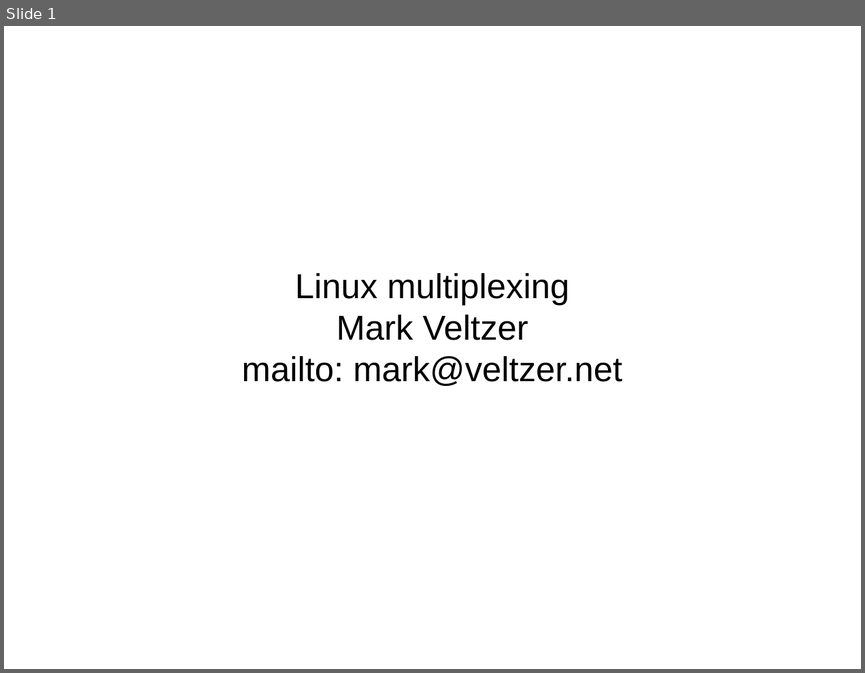
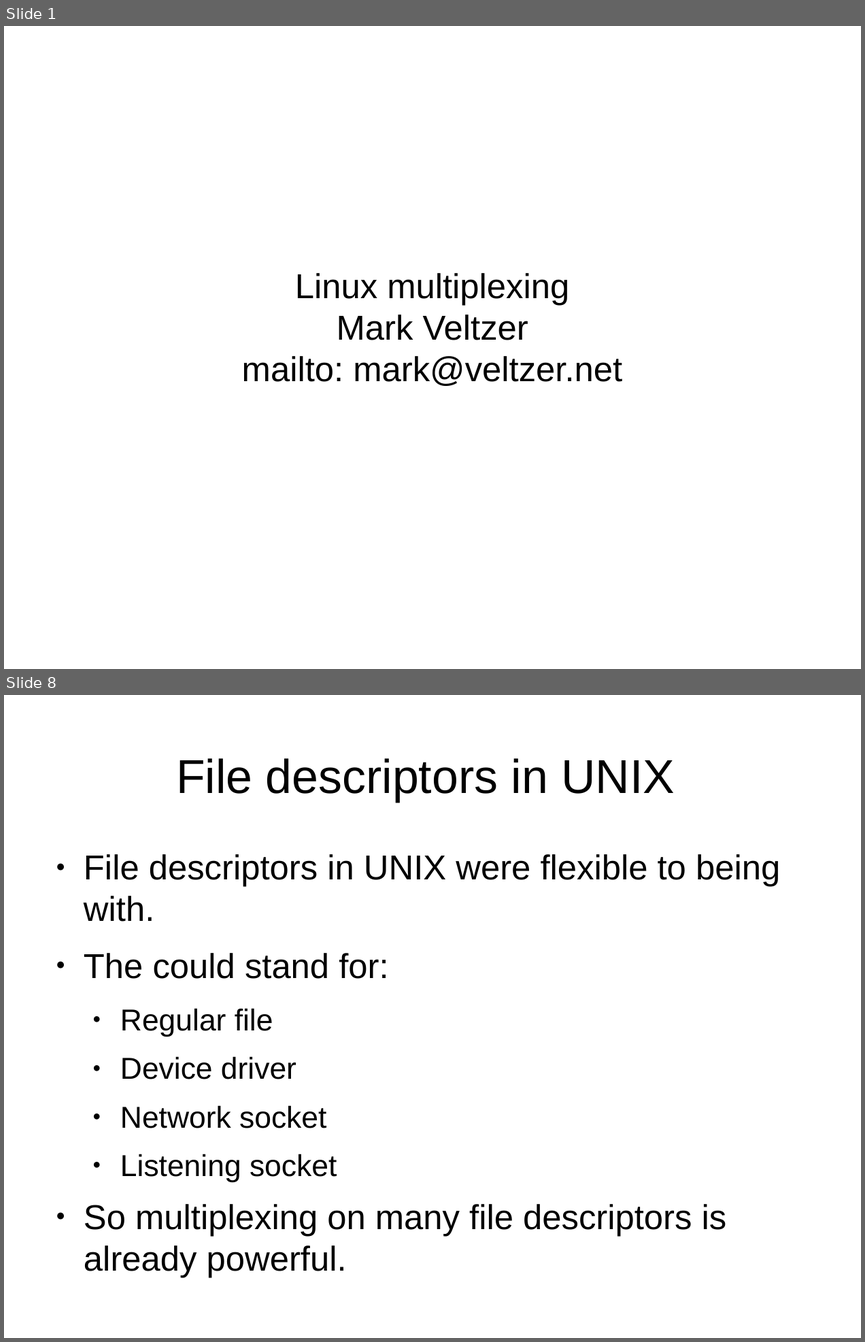
Before and after one commit to veltzer/demos, a slide deck: cpp/multi_core/linux_multiplexing.odp. Shown one above the other, each under a label of ours: slide 1 before the commit, slides 1 and 8 after it; the slides between them are not shown. The pictures are 865x673 and 865x1342 pixels, drawn with LibreOffice and Linux fonts; fonts in the diff are those of the drawing. Boxes give left, top, right and bottom in pixels: in the first picture for what was removed or moved away, otherwise in the second. Text is boxed around its words. In the diff, an @@ line names an element or a change of style, - is before the commit and + after.

```diff
--- a/cpp/multi_core/linux_multiplexing.odp
+++ b/cpp/multi_core/linux_multiplexing.odp
@@ slide 8 added at (4, 695, 861, 1338), background #FFFFFF @@
@@ title added at (176, 758, 674, 802), 44 pt, text #000000 @@
+File descriptors in UNIX
@@ text added at (84, 854, 780, 1277), 32 pt, text #000000 @@
+● File descriptors in UNIX were flexible to being with.
+● The could stand for:
+  ● Regular file
+  ● Device driver
+  ● Network socket
+  ● Listening socket
+● So multiplexing on many file descriptors is already powerful.
```
Also in this commit, not shown: 8 other slides added, 1 slide removed, 1 other file.
